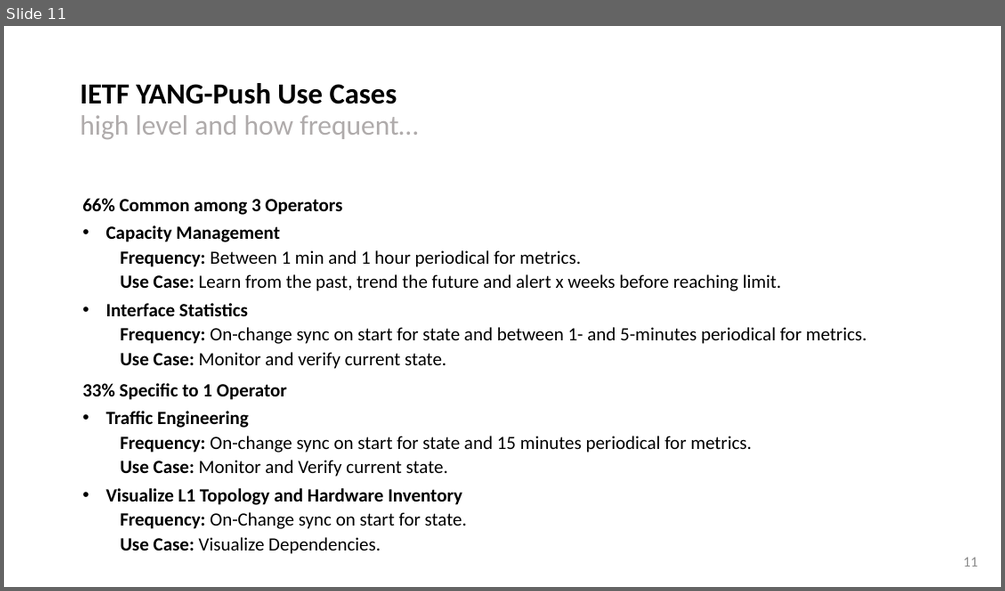
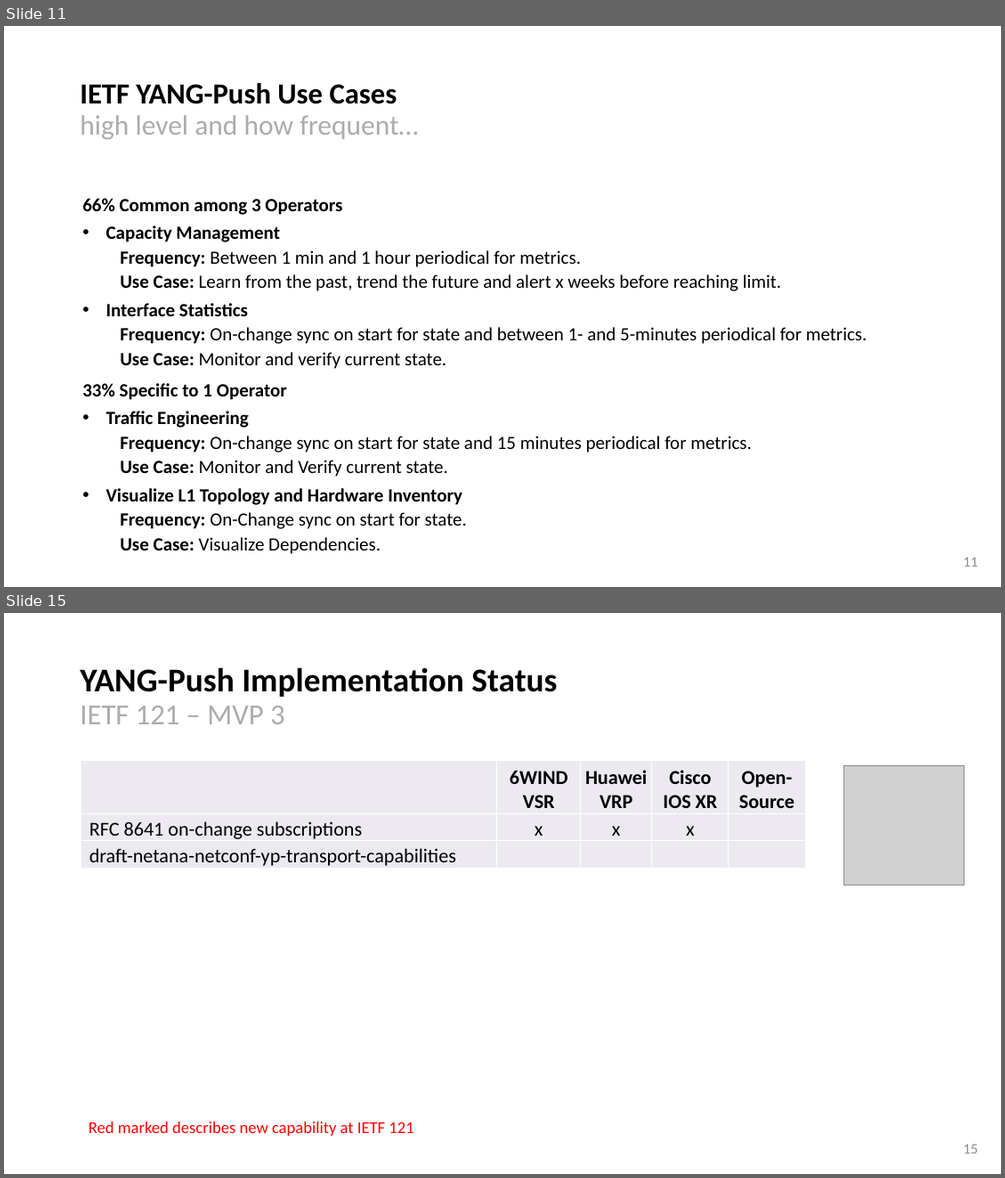
Before and after one commit to network-analytics/ietf-network-analytics-document-status, a slide deck: 121/NMOP/ietf-yang-push-implementations-next-steps.pptx. Shown one above the other, each under a label of ours: slide 11 before the commit, slides 11 and 15 after it; the slides between them are not shown. The pictures are 1005x591 and 1005x1178 pixels, drawn with LibreOffice and Linux fonts; fonts in the diff are those of the drawing; grey boxes stand for pictures. Boxes give left, top, right and bottom in pixels: in the first picture for what was removed or moved away, otherwise in the second. Text is boxed around its words. In the diff, an @@ line names an element or a change of style, - is before the commit and + after.

```diff
--- a/121/NMOP/ietf-yang-push-implementations-next-steps.pptx
+++ b/121/NMOP/ietf-yang-push-implementations-next-steps.pptx
@@ slide 15 added at (4,613,1001,1174), background #FFFFFF @@
@@ title added at (80,667,557,724), 32 pt, text #000000, bold @@
+YANG-Push Implementation Status
+IETF 121 – MVP 3
@@ table added at (81,761,806,869), 3 rows, 5 columns @@
+ | 6WIND VSR | Huawei VRP | Cisco IOS XR | Open-Source
+RFC 8641 on-change subscriptions | x | x | x | 
+draft-netana-netconf-yp-transport-capabilities |  |  |  | 
@@ picture added at (844,765,963,885) @@
@@ text added at (89,1121,413,1135), 16 pt, text #FF0000 @@
+Red marked describes new capability at IETF 121
@@ page number added at (963,1143,979,1153), 14 pt, text #8C8C8C @@
+15
```
Also in this commit, not shown: 1 slide changed, 2 other slides added, 5 other files.
